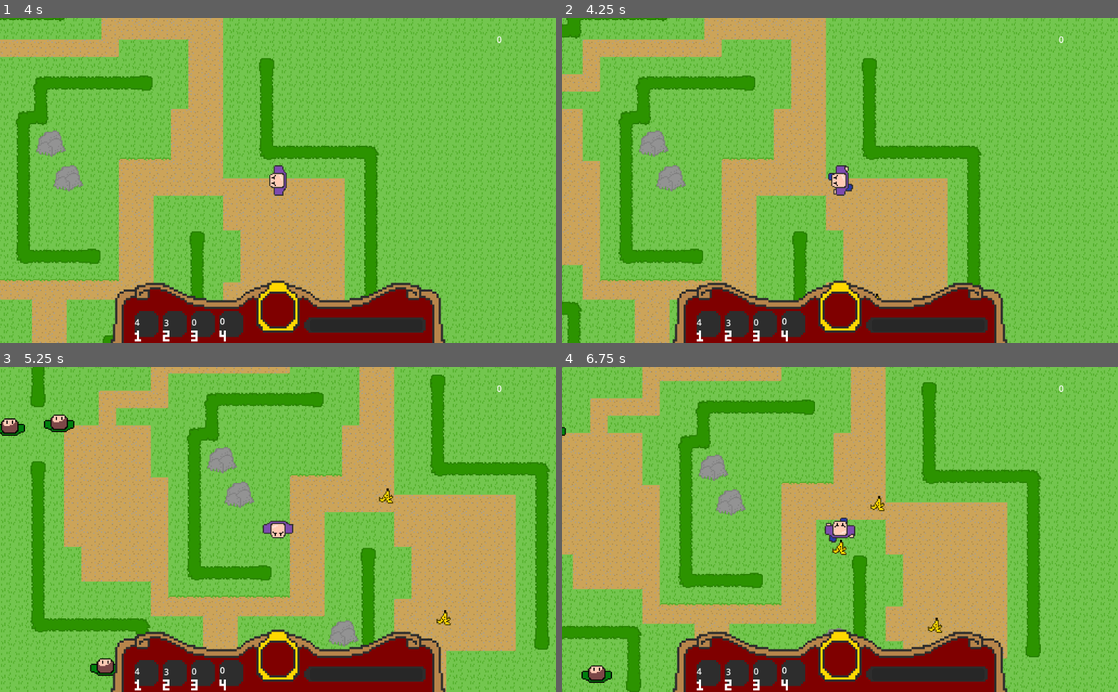
Above: before the commit, frames 1-4 (two rows, left to right).
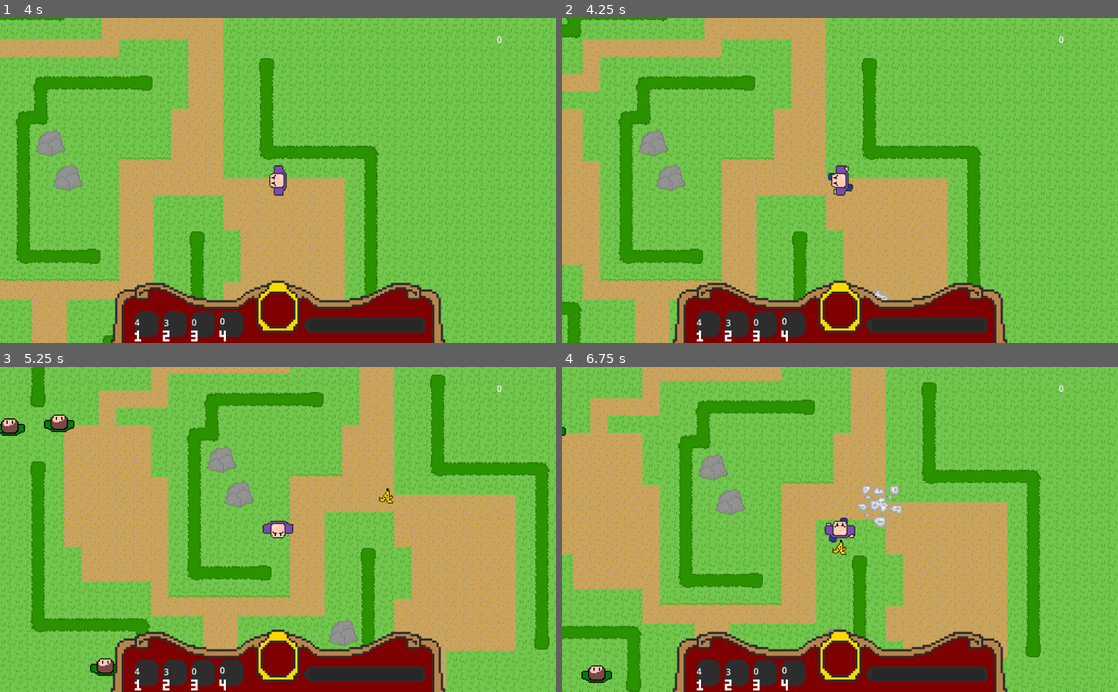
Above: after the commit, the same moments.

Repository: JessicaCC-gd/GGJ2024-2_4_1
Game: Godot game, scene res://level.tscn
Same seed, same stepped clock (60 frames per second), same inputs: the game is played once before the commit and once after it.
Inputs:
- Up to frame 1 (4 s): tap Enter at 0.5 s; hold Right (move_right) 0.53-1.28 s; tap 1 (action_1) at 0.6, 2.85 s; hold Down (move_down) 1.28-2.03 s; tap 2 (action_2) at 1.35, 3.6 s; hold Right (move_right) 2.03-2.78 s; tap 3 (action_3) at 2.1 s; hold Up (move_up) 2.78-3.53 s; hold Left (move_left) from 3.53 s (still down)
- Up to frame 2 (4.25 s): keep holding Left (move_left)
- Up to frame 3 (5.25 s): tap 3 (action_3) at 4.35 s; release Left (move_left) at 5.03 s; hold Down (move_down) from 5.03 s (still down); tap 1 (action_1) at 5.1 s
- Up to frame 4 (6.75 s): release Down (move_down) at 5.78 s; hold Right (move_right) 5.78-6.53 s; tap 2 (action_2) at 5.85 s; hold Up (move_up) from 6.53 s (still down); tap 3 (action_3) at 6.6 s

Frame 1 is identical in both runs. In frame 2, less than 0.1% of the frame differs, in the area x 56-59%, y 83-87%; in frame 3, less than 0.1%; in frame 4, 0.5%, in the area x 53-69%, y 36-82%.

Commit message:
add banana despawn

Diff:
--- a/banana.gd
+++ b/banana.gd
@@ -8,11 +8,11 @@
 
 func _ready():
 	_animated_sprite.play("default")
-	#despawn_timer = Timer.new()
-	#add_child(despawn_timer)
-	#despawn_timer.wait_time = 2.0
-	#despawn_timer.timeout.connect(_despawn)
-	#despawn_timer.start()
+	despawn_timer = Timer.new()
+	add_child(despawn_timer)
+	despawn_timer.wait_time = 2.0
+	despawn_timer.timeout.connect(_despawn)
+	despawn_timer.start()
 
 func _despawn():
 	var smoke = smoke_scene.instantiate()
Not shown: 1 places in enemy.tscn that only renumber resources
Not shown: 1 places in player.tscn that only renumber resources
